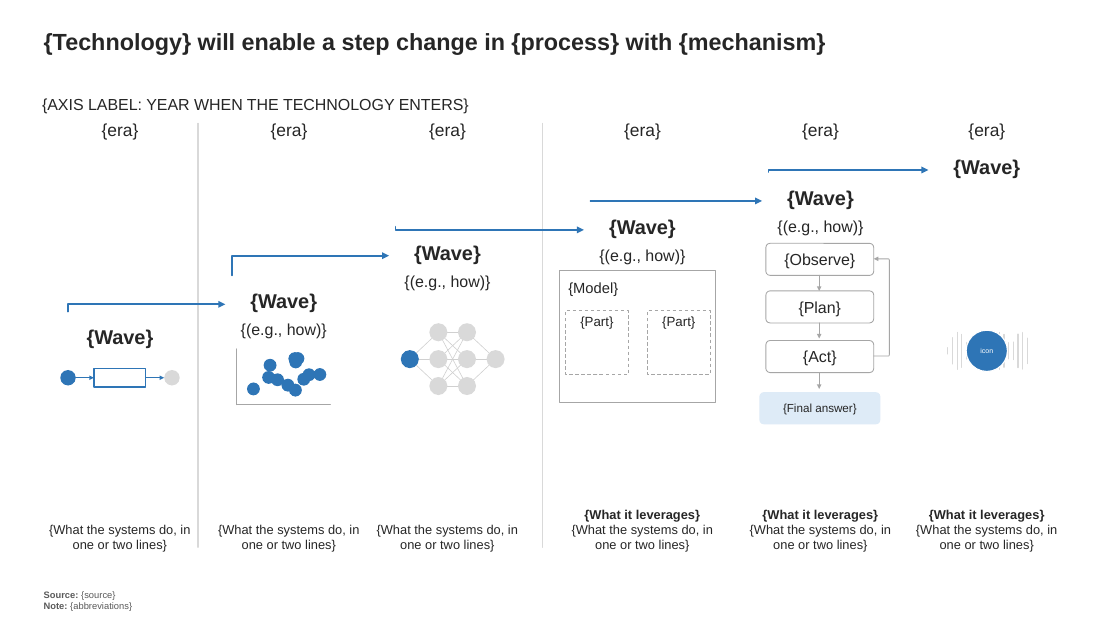
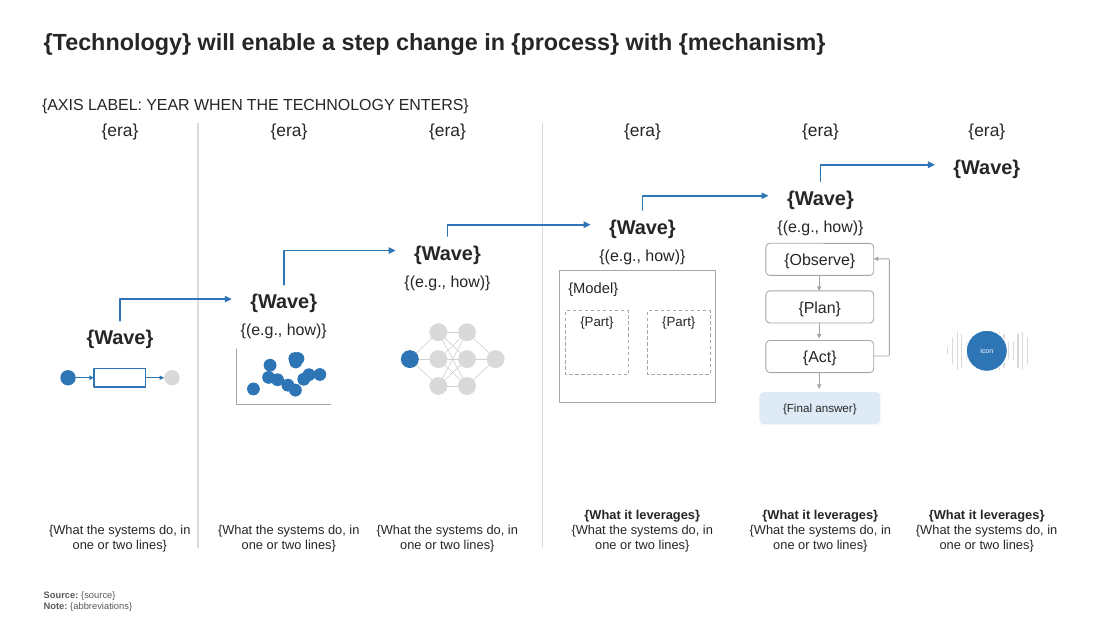
Before and after one commit to hadrien-cordier/sliding, a slide deck: slide 2 of skills/deck/templates/lotH.pptx. Drawn at 1120x630 pixels with LibreOffice and Linux fonts; fonts in the diff are those of the drawing. Boxes give left, top, right and bottom in pixels: in the first picture for what was removed or moved away, otherwise in the second. Text is boxed around its words. In the diff, an @@ line names an element or a change of style, - is before the commit and + after.

```diff
--- a/skills/deck/templates/lotH.pptx
+++ b/skills/deck/templates/lotH.pptx
@@ freeform shape: place and size @@
-freeform shape at (769, 170, 928, 171)
+freeform shape at (821, 165, 935, 181)
@@ freeform shape: place and size @@
-freeform shape at (591, 201, 762, 201)
+freeform shape at (643, 196, 769, 210)
@@ freeform shape: place and size @@
-freeform shape at (396, 227, 584, 230)
+freeform shape at (448, 225, 591, 237)
@@ freeform shape: place and size @@
-freeform shape at (232, 255, 389, 275)
+freeform shape at (284, 250, 396, 285)
@@ freeform shape: place and size @@
-freeform shape at (68, 304, 225, 312)
+freeform shape at (120, 299, 232, 321)
```
Also in this commit, not shown: 1 other slide changed, 14 other files.
